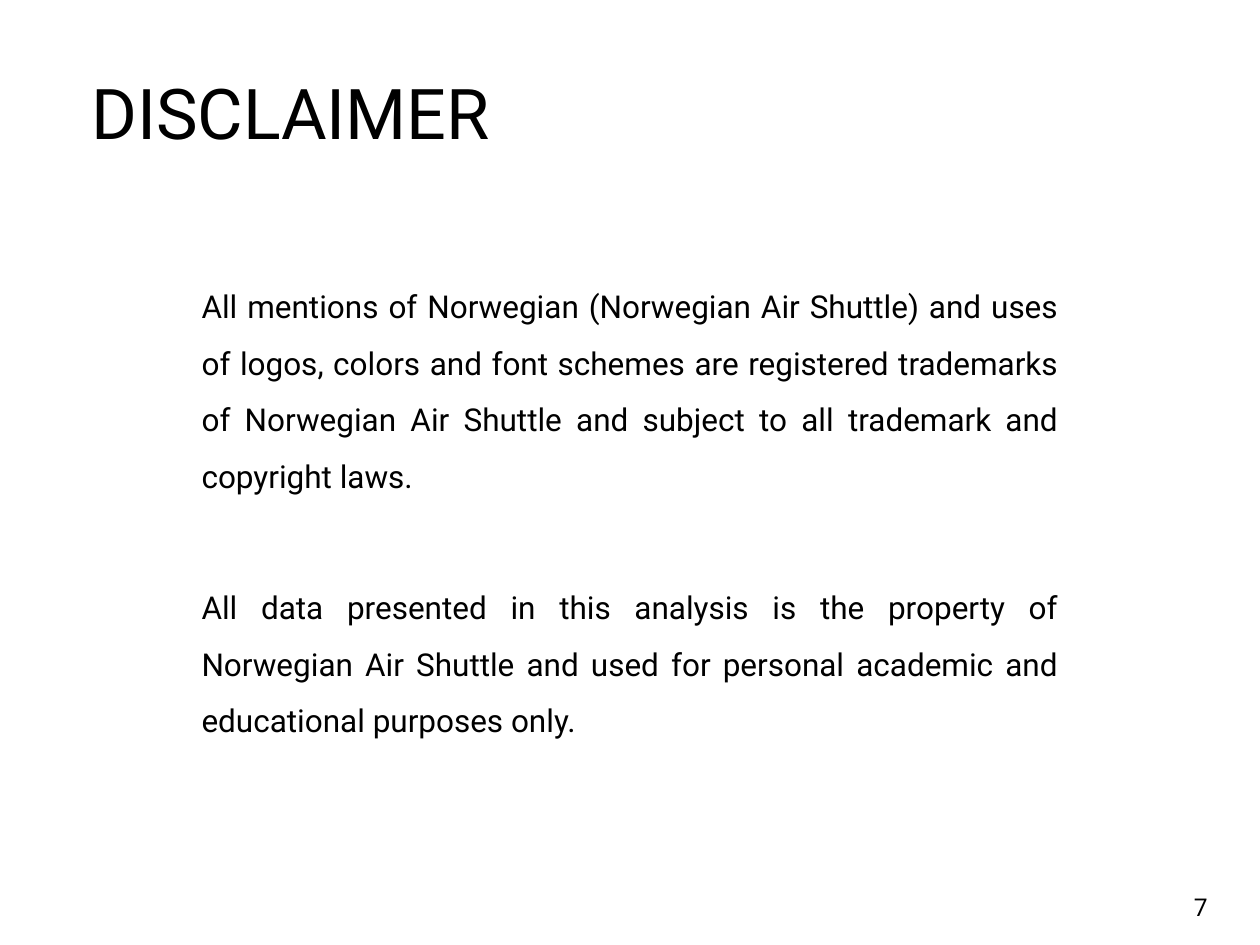
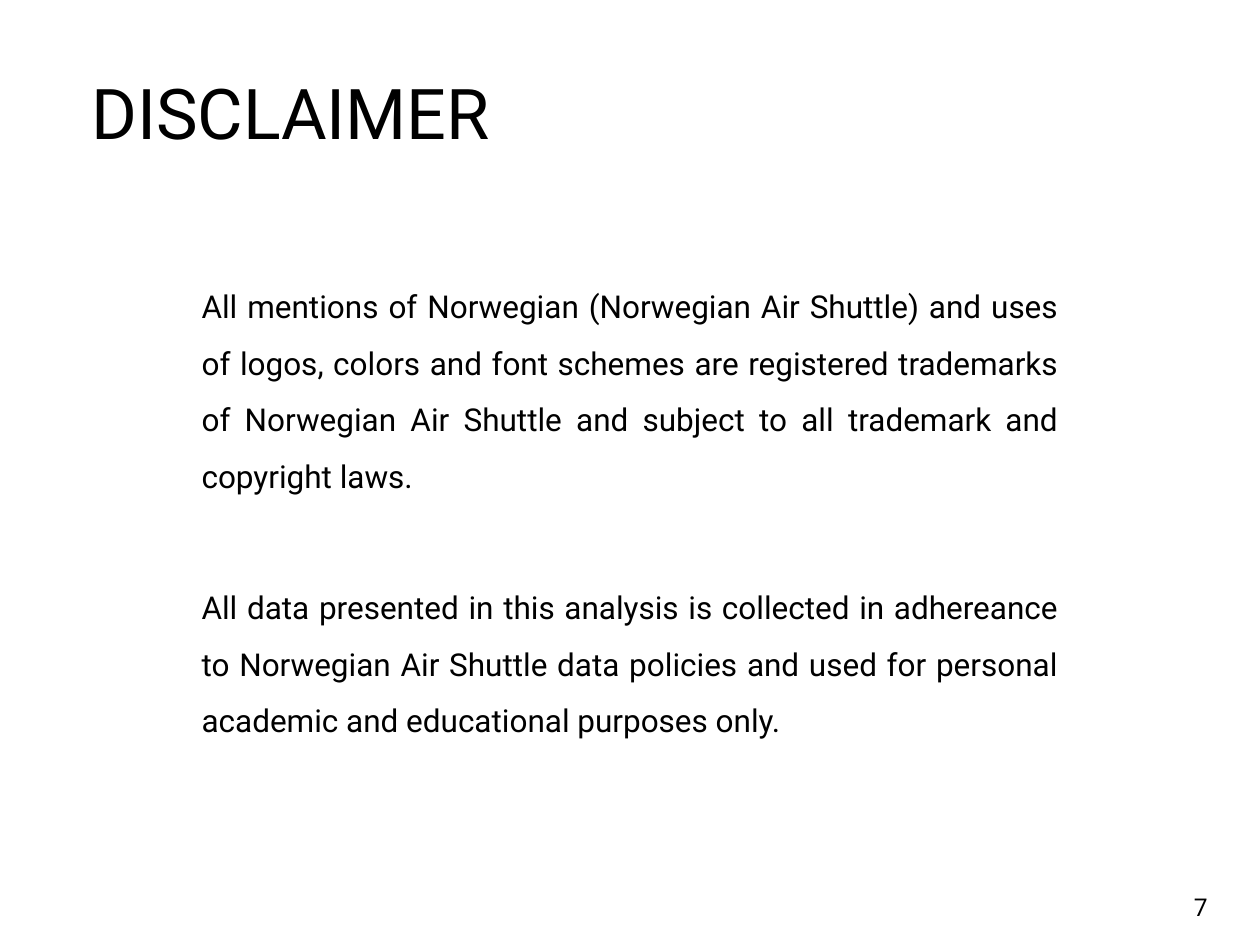
Before and after one commit to chenjoyq/intl-airfare-pricing, a slide deck: slide 7 of 0_presentations/archive/finalproj_presentation_chenjoy.pptx. Drawn at 1260x945 pixels with LibreOffice and Linux fonts; fonts in the diff are those of the drawing; background and template pictures are left out. Boxes give left, top, right and bottom in pixels: in the first picture for what was removed or moved away, otherwise in the second. Text is boxed around its words. In the diff, an @@ line names an element or a change of style, - is before the commit and + after.

Commit message:
updated presentation

```diff
--- a/0_presentations/archive/finalproj_presentation_chenjoy.pptx
+++ b/0_presentations/archive/finalproj_presentation_chenjoy.pptx
@@ text at (x1=202, y1=595, x2=1058, y2=739): text changed @@
-All data presented in this analysis is the property of Norwegian Air Shuttle and used for personal academic and educational purposes only.
+All data presented in this analysis is collected in adhereance to Norwegian Air Shuttle data policies and used for personal academic and educational purposes only.
```
Also in this commit, not shown: 1 other file.
